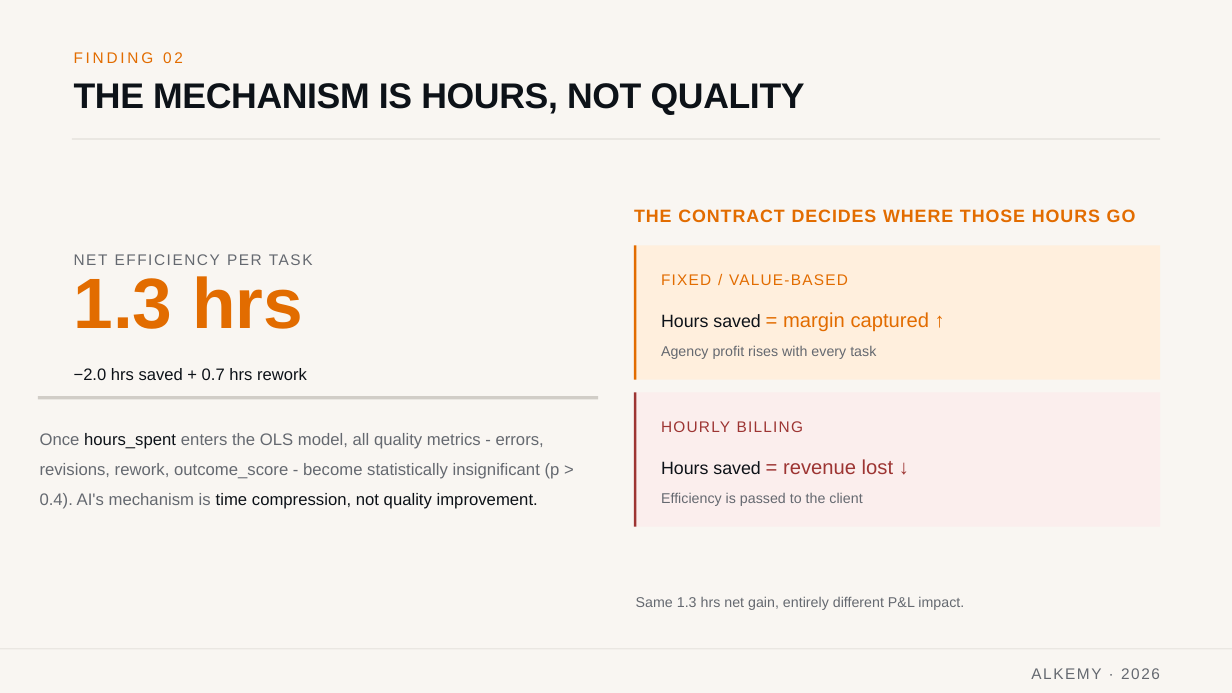
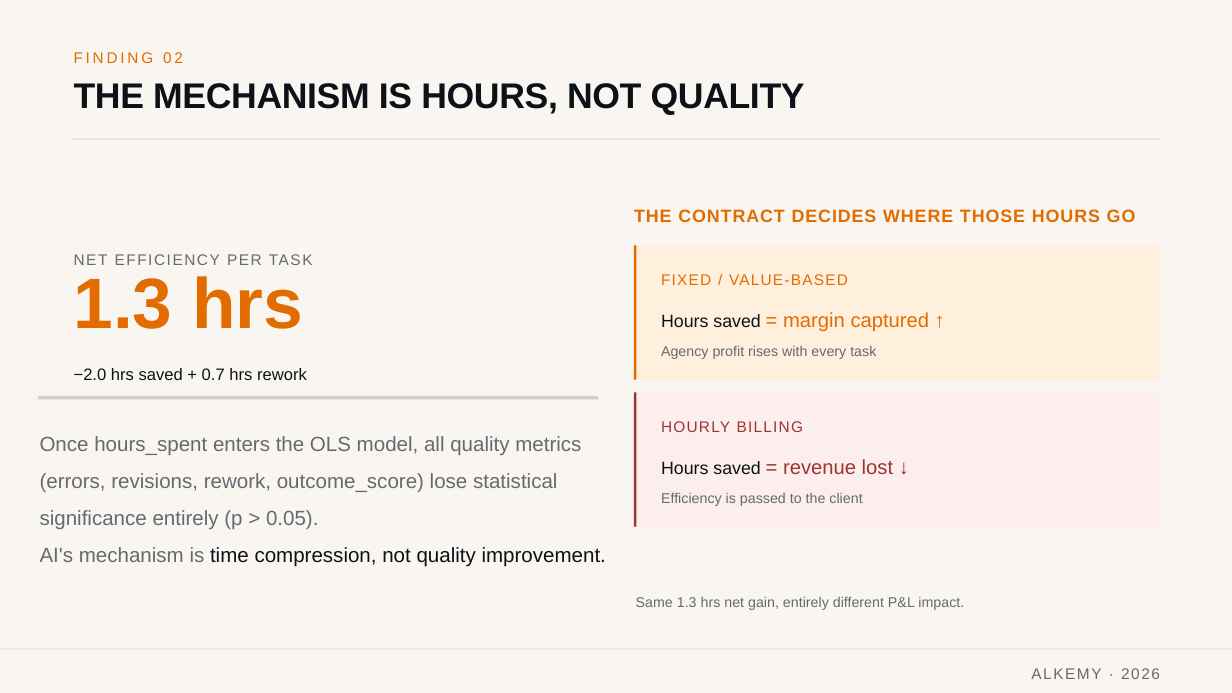
Before and after one commit to tabbba/Machine-Learning-810161, a slide deck: slide 5 of Alkemy_Business_Presentation_1final1.pptx. Drawn at 1232x693 pixels with LibreOffice and Linux fonts; fonts in the diff are those of the drawing. Boxes give left, top, right and bottom in pixels: in the first picture for what was removed or moved away, otherwise in the second. Text is boxed around its words. In the diff, an @@ line names an element or a change of style, - is before the commit and + after.

```diff
--- a/Alkemy_Business_Presentation_1final1.pptx
+++ b/Alkemy_Business_Presentation_1final1.pptx
@@ text at box(40, 436, 606, 567): text changed; size 19.5 to 24 pt @@
-Once hours_spent enters the OLS model, all quality metrics - errors, revisions, rework, outcome_score - become statistically insignificant (p > 0.4). AI's mechanism is time compression, not quality improvement.
+Once hours_spent enters the OLS model, all quality metrics (errors, revisions, rework, outcome_score) lose statistical significance entirely (p > 0.05).
+AI's mechanism is time compression, not quality improvement.
```
Also in this commit, not shown: 1 other slide changed.
